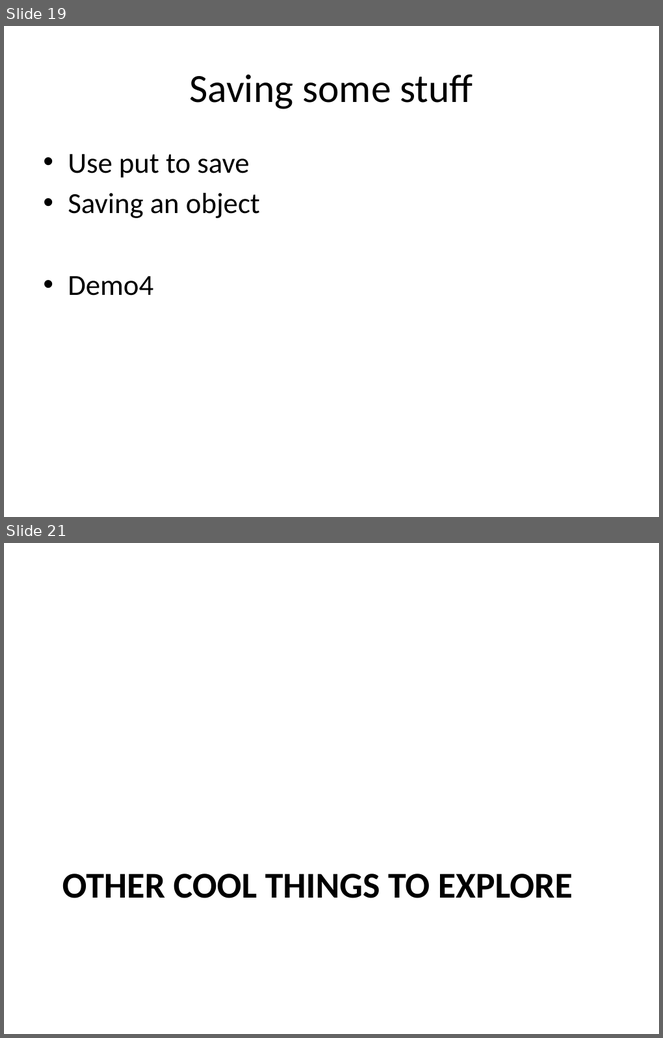
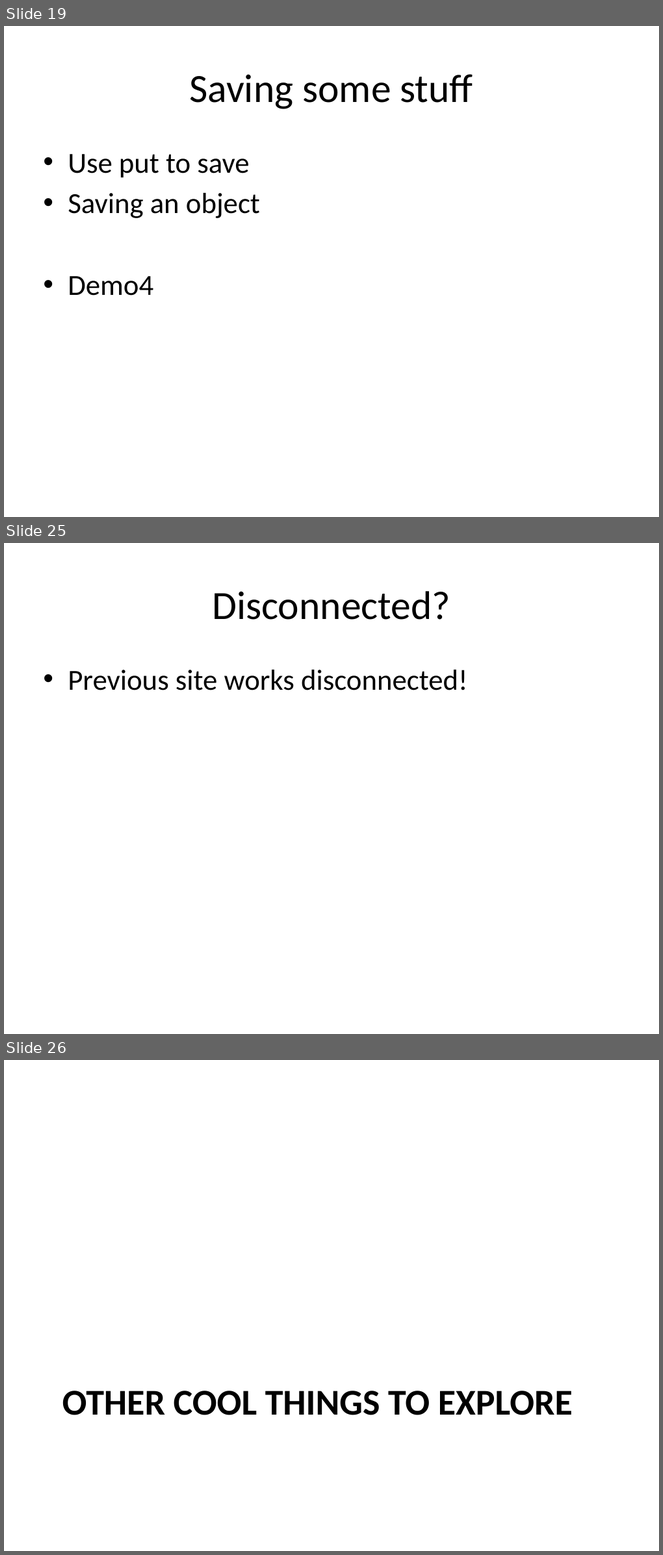
Before and after one commit to chadmichel/IndexedDB_And_Random_Presentation, a slide deck: IndexedDB_And_Random.pptx. Shown one above the other, each under a label of ours: slides 19 and 21 before the commit, slides 19, 25 and 26 after it; the slides between them are not shown. The pictures are 663x1038 and 663x1555 pixels, drawn with LibreOffice and Linux fonts; fonts in the diff are those of the drawing. Boxes give left, top, right and bottom in pixels: in the first picture for what was removed or moved away, otherwise in the second. Text is boxed around its words. In the diff, an @@ line names an element or a change of style, - is before the commit and + after.

```diff
--- a/IndexedDB_And_Random.pptx
+++ b/IndexedDB_And_Random.pptx
@@ slide 25 added at [4, 543, 659, 1034], background #FFFFFF @@
@@ title added at [212, 591, 451, 620], 44 pt, text #000000 @@
+Disconnected?
@@ text added at [68, 670, 468, 691], 32 pt, text #000000 @@
+• Previous site works disconnected!
@@ what was slide 21 is now slide 26 @@
```
Also in this commit, not shown: 1 slide changed, 4 other slides added.
